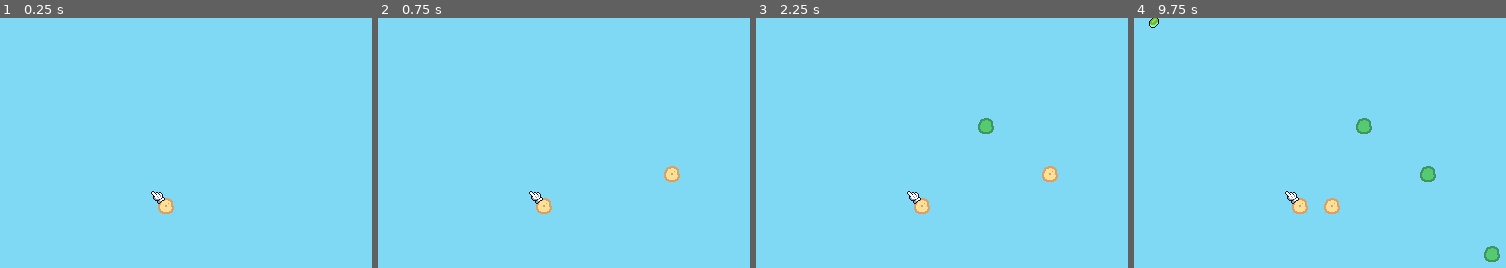
Above: before the commit, frames 1-4 (left to right).
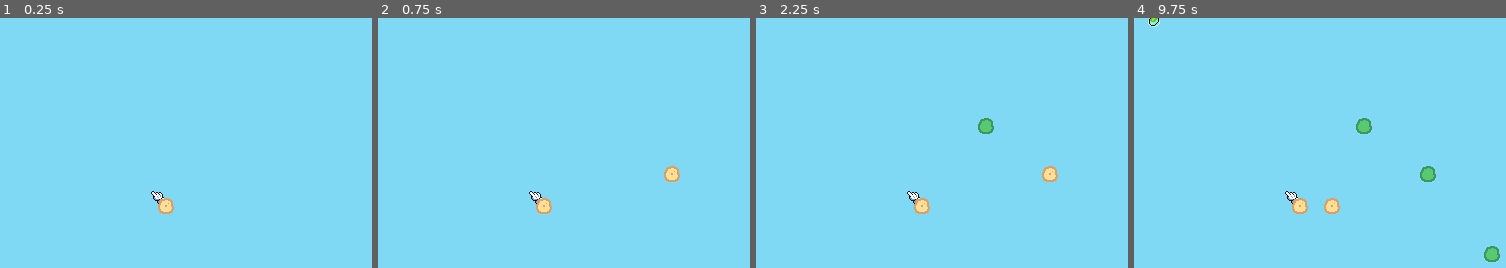
Above: after the commit, the same moments.

Repository: ninesliced/micro-jam-061
Game: Godot game, scene res://src/scripts/game/game.tscn
The game is run twice, just before and just after one commit, with the same random seed, the same clock (stepped at 60 frames per second) and the same inputs. This scene is started directly instead of the project's main scene.
Inputs (mouse positions are in pixels of both pictures, inside the frame that each line leads up to):
- Up to frame 1 (0.25 s): no input
- Up to frame 2 (0.75 s): tap Enter at 0.5 s; move the mouse to (675, 180) at 0.52 s; hold Shift from 0.53 s (still down); click (675, 180) at 0.67 s
- Up to frame 3 (2.25 s): tap Space at 0.77, 1.25, 1.52 s; move the mouse to (785, 215) at 1.27 s; release Shift at 1.28 s; tap Shift at 1.35 s; click (785, 215) at 1.42 s; tap Enter at 2 s; move the mouse to (979, 118) at 2.02 s; hold Shift from 2.03 s (still down); click (979, 118) at 2.17 s
- Up to frame 4 (9.75 s): tap Space at 2.75, 3.02, 3.77, 4.25, 4.52, 6.02, 6.77, 7.52, 9.02 s; move the mouse to (outside the picture) at 2.77 s; release Shift at 2.78 s; tap Shift every 1.5 s from 2.85 to 8.85 s; click (outside the picture) at 2.92 s; tap Enter at 3.5 s; move the mouse to (1483, 253) at 3.52 s; hold Shift 3.53-4.28 s; click (1483, 253) at 3.67 s; move the mouse to (outside the picture) at 4.27 s; click (outside the picture) at 4.42 s; move the mouse to (1323, 198) at 5.02 s; hold Shift 5.03-5.78 s; click (1323, 198) at 5.17 s; move the mouse to (1197, 108) at 5.77 s; click (1197, 108) at 5.92 s; move the mouse to (1431, 180) at 6.52 s; hold Shift 6.53-7.28 s; click (1431, 180) at 6.67 s; move the mouse to (1163, 215) at 7.27 s; click (1163, 215) at 7.42 s; move the mouse to (1357, 118) at 8.02 s; hold Shift 8.03-8.78 s; click (1357, 118) at 8.17 s; move the mouse to (outside the picture) at 8.77 s; click (outside the picture) at 8.92 s; move the mouse to (1483, 253) at 9.52 s; hold Shift from 9.53 s (still down); click (1483, 253) at 9.67 s

The runs differ from the first frame. In frame 1, less than 0.1% of the frame differs, in the area x 42-45%, y 72-75%; in frame 2, less than 0.1%; in frame 3, less than 0.1%; in frame 4, 0.1%, in the area x 3-45%, y 0-75%.

Commit message:
added ripple effect on floating items

Diff:
--- a/src/scripts/map/map.tscn
+++ b/src/scripts/map/map.tscn
@@ -12,15 +12,18 @@
 script = ExtResource("1_tx736")
 
 [node name="ElementLayer" type="TileMapLayer" parent="." unique_id=703666881]
+z_index = 1
 material = SubResource("ShaderMaterial_tv6tg")
 tile_set = ExtResource("2_cxrw2")
 script = ExtResource("4_jrvfg")
 
 [node name="GrassLayer" type="TileMapLayer" parent="." unique_id=1498368570]
+z_index = 1
 material = SubResource("ShaderMaterial_tv6tg")
 tile_set = ExtResource("2_cxrw2")
 script = ExtResource("4_jrvfg")
 
 [node name="ItemLayer" type="TileMapLayer" parent="." unique_id=1745838176]
+z_index = 1
 tile_set = ExtResource("2_62esv")
 script = ExtResource("3_u40d8")
--- a/src/scripts/pickable/pickable_item.gd
+++ b/src/scripts/pickable/pickable_item.gd
@@ -2,6 +2,7 @@
 class_name PickableItem
 @export var resource: Pickable
 @export var sprite_2d: Sprite2D
+@export var ripple_effect: AnimatedSprite2D
 
 @export var is_moving: bool = true
 @export var is_picked: bool = false
@@ -11,7 +12,9 @@
 		set_water_inline_on(v)
 
 @export var moving_direction: Vector2
-@export var move_speed : float = 10
+var move_speed : float = 10
+@export var min_move_speed : float = 7
+@export var max_move_speed : float = 10
 
 var mat : ShaderMaterial
 @export var sink_height : int = 4:
@@ -48,6 +51,7 @@
 
 func load_resource()->void:
 	sprite_2d.texture = resource.sprite
+	move_speed = randf_range(min_move_speed, max_move_speed)
 	linear_velocity = moving_direction.normalized() * move_speed
 func pick()-> void:
 	pass
@@ -83,3 +87,13 @@
 func set_water_inline_on(value : bool)->void:
 	if mat is ShaderMaterial:
 		mat.set_shader_parameter("use_water_inline", value)
+
+func ripple()->void:
+	if is_floating:
+		ripple_effect.reparent(get_parent())
+		ripple_effect.global_position = global_position
+		ripple_effect.play("ripple")
+
+
+func _on_body_entered(body: Node) -> void:
+	ripple()
--- a/src/scripts/pickable/pickable_item.tscn
+++ b/src/scripts/pickable/pickable_item.tscn
@@ -2,11 +2,81 @@
 
 [ext_resource type="Script" uid="uid://kgbli8iblyp7" path="res://src/scripts/pickable/pickable_item.gd" id="1_1ko1y"]
 [ext_resource type="Shader" uid="uid://dh4wtqxpqaamx" path="res://src/scripts/pickable/pickable_item_shader.gdshader" id="1_x1t8b"]
+[ext_resource type="Texture2D" uid="uid://b6v0s66pqns0p" path="res://src/Assets/ripple.png" id="2_03t1c"]
 [ext_resource type="Texture2D" uid="uid://b5aovhmcol56m" path="res://src/Assets/seed.png" id="3_x1t8b"]
 
 [sub_resource type="PhysicsMaterial" id="PhysicsMaterial_hdf7i"]
 friction = 0.5
 bounce = 0.5
+
+[sub_resource type="AtlasTexture" id="AtlasTexture_03t1c"]
+atlas = ExtResource("2_03t1c")
+region = Rect2(0, 0, 64, 64)
+
+[sub_resource type="AtlasTexture" id="AtlasTexture_h6y1m"]
+atlas = ExtResource("2_03t1c")
+region = Rect2(64, 0, 64, 64)
+
+[sub_resource type="AtlasTexture" id="AtlasTexture_2cxwy"]
+atlas = ExtResource("2_03t1c")
+region = Rect2(128, 0, 64, 64)
+
+[sub_resource type="AtlasTexture" id="AtlasTexture_d2y02"]
+atlas = ExtResource("2_03t1c")
+region = Rect2(192, 0, 64, 64)
+
+[sub_resource type="AtlasTexture" id="AtlasTexture_5mr63"]
+atlas = ExtResource("2_03t1c")
+region = Rect2(256, 0, 64, 64)
+
+[sub_resource type="AtlasTexture" id="AtlasTexture_o2rvl"]
+atlas = ExtResource("2_03t1c")
+region = Rect2(320, 0, 64, 64)
+
+[sub_resource type="AtlasTexture" id="AtlasTexture_3yxkh"]
+atlas = ExtResource("2_03t1c")
+region = Rect2(384, 0, 64, 64)
+
+[sub_resource type="AtlasTexture" id="AtlasTexture_2h5gu"]
+atlas = ExtResource("2_03t1c")
+region = Rect2(448, 0, 64, 64)
+
+[sub_resource type="SpriteFrames" id="SpriteFrames_tqlge"]
+animations = [{
+"frames": [],
+"loop": 1,
+"name": &"new_animation",
+"speed": 5.0
+}, {
+"frames": [{
+"duration": 1.0,
+"texture": SubResource("AtlasTexture_03t1c")
+}, {
+"duration": 1.0,
+"texture": SubResource("AtlasTexture_h6y1m")
+}, {
+"duration": 1.0,
+"texture": SubResource("AtlasTexture_2cxwy")
+}, {
+"duration": 1.0,
+"texture": SubResource("AtlasTexture_d2y02")
+}, {
+"duration": 1.0,
+"texture": SubResource("AtlasTexture_5mr63")
+}, {
+"duration": 1.0,
+"texture": SubResource("AtlasTexture_o2rvl")
+}, {
+"duration": 1.0,
+"texture": SubResource("AtlasTexture_3yxkh")
+}, {
+"duration": 1.0,
+"texture": SubResource("AtlasTexture_2h5gu")
+}],
+"loop": 0,
+"name": &"ripple",
+"speed": 8.0
+}]
 
 [sub_resource type="ShaderMaterial" id="ShaderMaterial_03t1c"]
 resource_local_to_scene = true
@@ -56,7 +126,7 @@
 tracks/0/interp = 2
 tracks/0/loop_wrap = true
 tracks/0/keys = {
-"times": PackedFloat32Array(0, 2, 4),
+"times": PackedFloat32Array(0, 1.6, 3.2),
 "transitions": PackedFloat32Array(1, 1, 1),
 "update": 0,
 "values": [0.0, -4.0, 0.0]
@@ -68,10 +138,24 @@
 tracks/1/interp = 1
 tracks/1/loop_wrap = true
 tracks/1/keys = {
-"times": PackedFloat32Array(0, 2.0333333, 4),
+"times": PackedFloat32Array(0, 1.6, 3.2),
 "transitions": PackedFloat32Array(1, 1, 1),
 "update": 0,
 "values": [4, 1, 4]
+}
+tracks/2/type = "method"
+tracks/2/imported = false
+tracks/2/enabled = true
+tracks/2/path = NodePath(".")
+tracks/2/interp = 1
+tracks/2/loop_wrap = true
+tracks/2/keys = {
+"times": PackedFloat32Array(2.5),
+"transitions": PackedFloat32Array(1),
+"values": [{
+"args": [],
+"method": &"ripple"
+}]
 }
 
 [sub_resource type="AnimationLibrary" id="AnimationLibrary_h6y1m"]
@@ -83,13 +167,23 @@
 [sub_resource type="CircleShape2D" id="CircleShape2D_tqlge"]
 radius = 6.0
 
-[node name="PickableItem" type="RigidBody2D" unique_id=977739885 node_paths=PackedStringArray("sprite_2d")]
+[node name="PickableItem" type="RigidBody2D" unique_id=977739885 node_paths=PackedStringArray("sprite_2d", "ripple_effect")]
+z_index = 1
 physics_material_override = SubResource("PhysicsMaterial_hdf7i")
 gravity_scale = 0.0
 lock_rotation = true
+contact_monitor = true
 linear_damp_mode = 1
 script = ExtResource("1_1ko1y")
 sprite_2d = NodePath("Sprite2D")
+ripple_effect = NodePath("RippleEffect")
+
+[node name="RippleEffect" type="AnimatedSprite2D" parent="." unique_id=1956599638]
+modulate = Color(1, 1, 1, 0.78431374)
+sprite_frames = SubResource("SpriteFrames_tqlge")
+animation = &"ripple"
+frame = 7
+frame_progress = 1.0
 
 [node name="Sprite2D" type="Sprite2D" parent="." unique_id=838520717]
 material = SubResource("ShaderMaterial_03t1c")
@@ -109,6 +203,7 @@
 [node name="CollisionShape2D" type="CollisionShape2D" parent="." unique_id=590025469]
 shape = SubResource("CircleShape2D_tqlge")
 
+[connection signal="body_entered" from="." to="." method="_on_body_entered"]
 [connection signal="mouse_entered" from="Button" to="." method="hover"]
 [connection signal="mouse_exited" from="Button" to="." method="unhover"]
 [connection signal="pressed" from="Button" to="." method="_on_clicked"]
Binary file added: src/Assets/ripple.aseprite
Binary file added: src/Assets/ripple.png
Not shown, added: src/Assets/ripple.png.import
